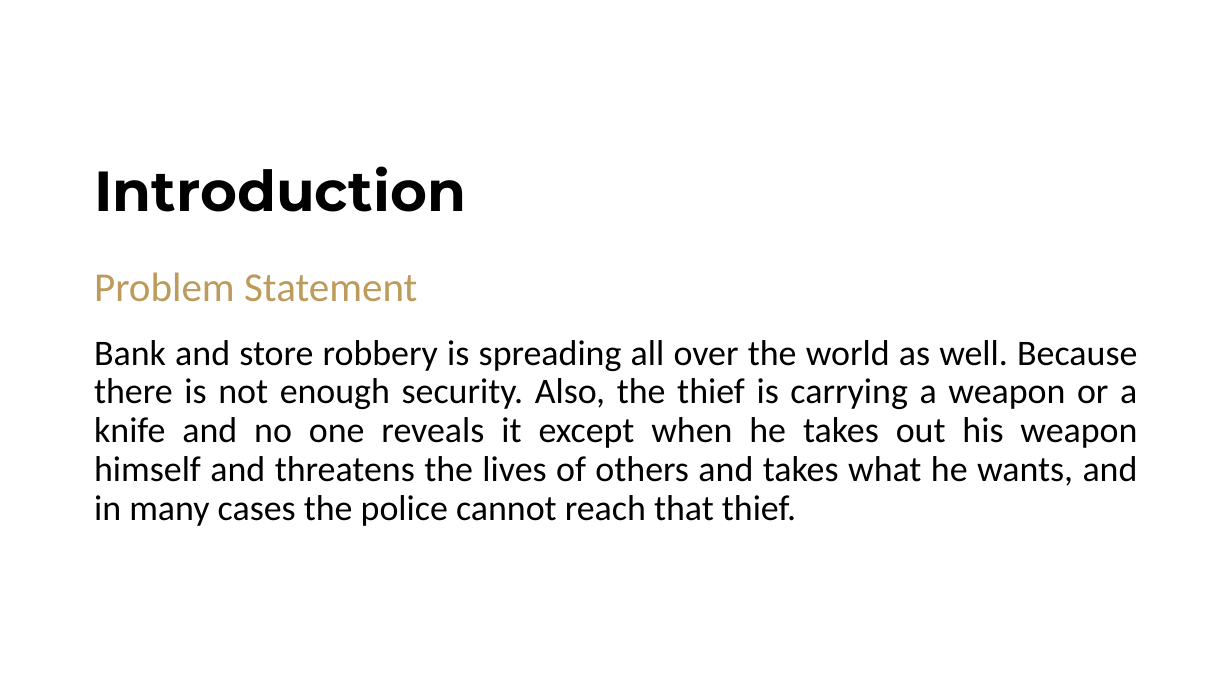
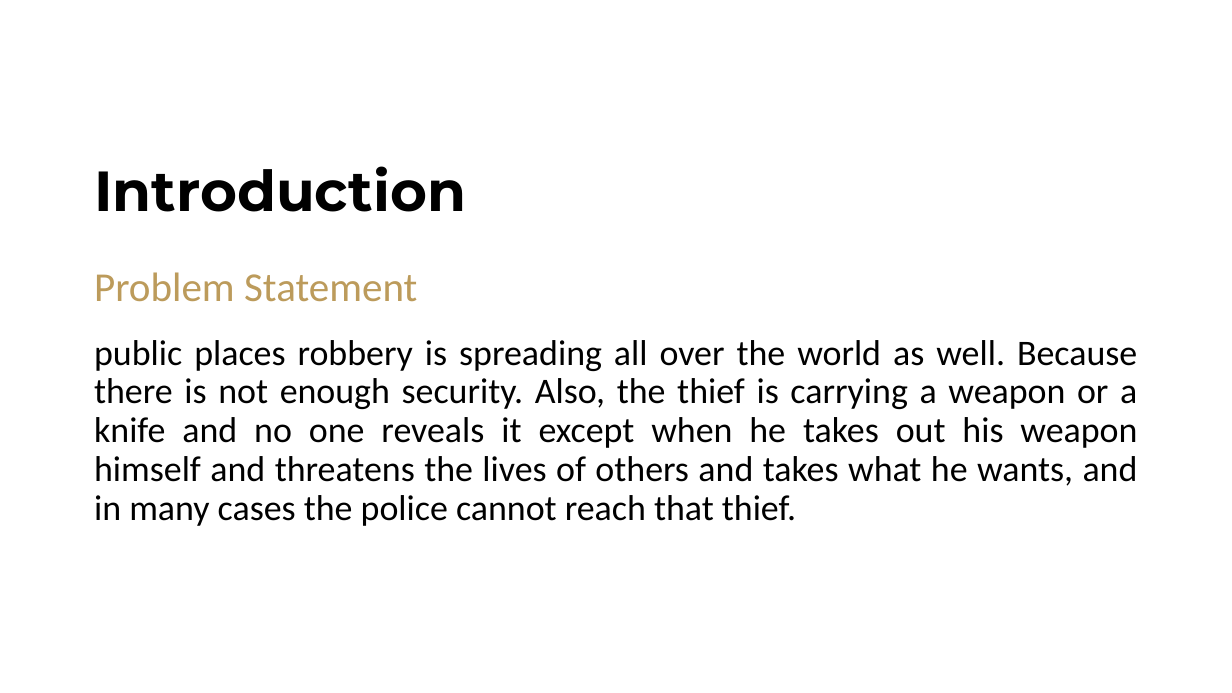
Before and after one commit to Almoalm22/GP-_-431.432-_-2021.2022, a slide deck: slide 6 of Midterm - GP1/Presentation - Mid.pptx. Drawn at 1232x693 pixels with LibreOffice and Linux fonts; fonts in the diff are those of the drawing; background and template pictures are left out. Boxes give left, top, right and bottom in pixels: in the first picture for what was removed or moved away, otherwise in the second. Text is boxed around its words. In the diff, an @@ line names an element or a change of style, - is before the commit and + after.

```diff
--- a/Midterm - GP1/Presentation - Mid.pptx
+++ b/Midterm - GP1/Presentation - Mid.pptx
@@ text at (x1=94, y1=340, x2=1138, y2=526): text changed @@
-Bank and store robbery is spreading all over the world as well. Because there is not enough security. Also, the thief is carrying a weapon or a knife and no one reveals it except when he takes out his weapon himself and threatens the lives of others and takes what he wants, and in many cases the police cannot reach that thief.
+public places robbery is spreading all over the world as well. Because there is not enough security. Also, the thief is carrying a weapon or a knife and no one reveals it except when he takes out his weapon himself and threatens the lives of others and takes what he wants, and in many cases the police cannot reach that thief.
```
Also in this commit, not shown: 3 other slides changed, 1 slide added.
